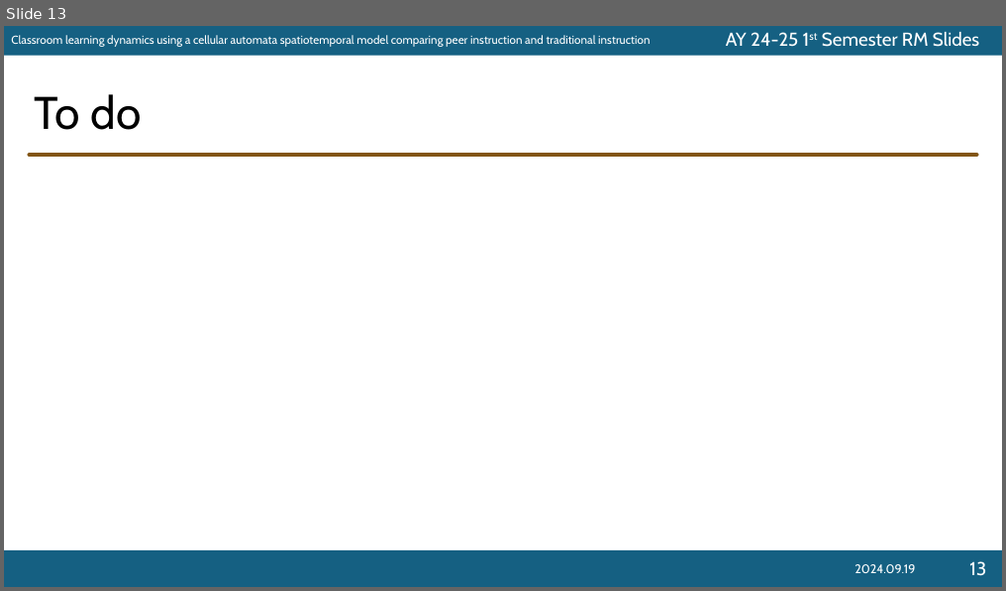
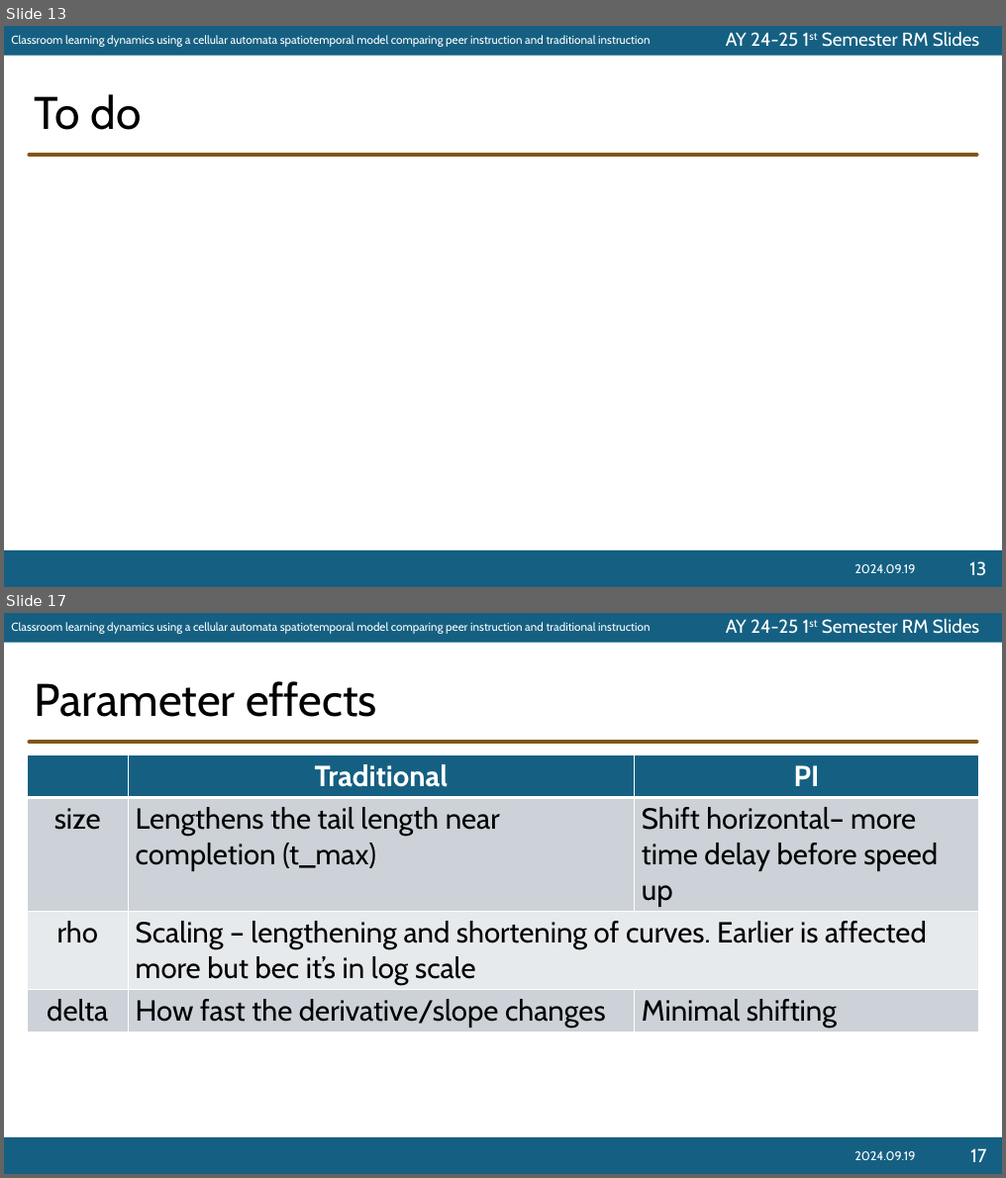
Before and after one commit to ioakimsy/BS-Thesis, a slide deck: documents/202425s1-RM-Slides-Sy.pptx. Shown one above the other, each under a label of ours: slide 13 before the commit, slides 13 and 17 after it; the slides between them are not shown. The pictures are 1006x591 and 1006x1178 pixels, drawn with LibreOffice and Linux fonts; fonts in the diff are those of the drawing; grey boxes stand for pictures; background and template pictures are left out. Boxes give left, top, right and bottom in pixels: in the first picture for what was removed or moved away, otherwise in the second. Text is boxed around its words. In the diff, an @@ line names an element or a change of style, - is before the commit and + after.

```diff
--- a/documents/202425s1-RM-Slides-Sy.pptx
+++ b/documents/202425s1-RM-Slides-Sy.pptx
@@ slide 17 added at [4, 613, 1002, 1174], background #FFFFFF; not listed: 5 template elements that a slide beside it also shows @@
@@ title added at [35, 681, 377, 717], 44 pt, text #000000 @@
+Parameter effects
@@ table added at [27, 756, 979, 1032], 4 rows, 3 columns @@
+ | Traditional | PI
+size | Lengthens the tail length near completion (t_max) | Shift horizontal– more time delay before speed up
+rho | Scaling – lengthening and shortening of curves. Earlier is affected more but bec it’s in log scale | 
+delta | How fast the derivative/slope changes | Minimal shifting
@@ text added at [854, 1152, 915, 1160], 12 pt, text #FFFFFF @@
+2024.09.19
@@ page number added at [970, 1149, 986, 1162], 18 pt, text #FFFFFF @@
+17
```
Also in this commit, not shown: 3 other slides added, 19 other files.
